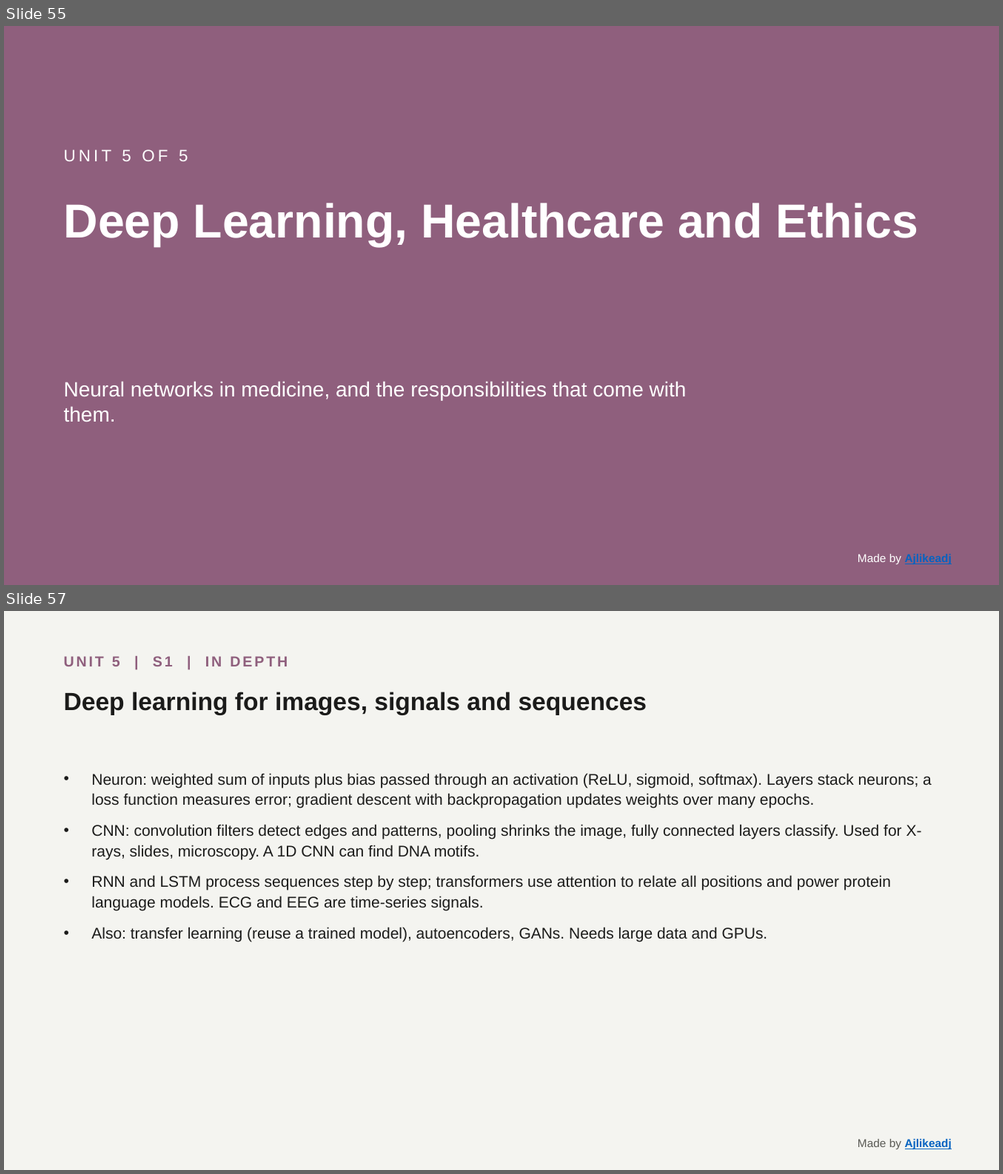
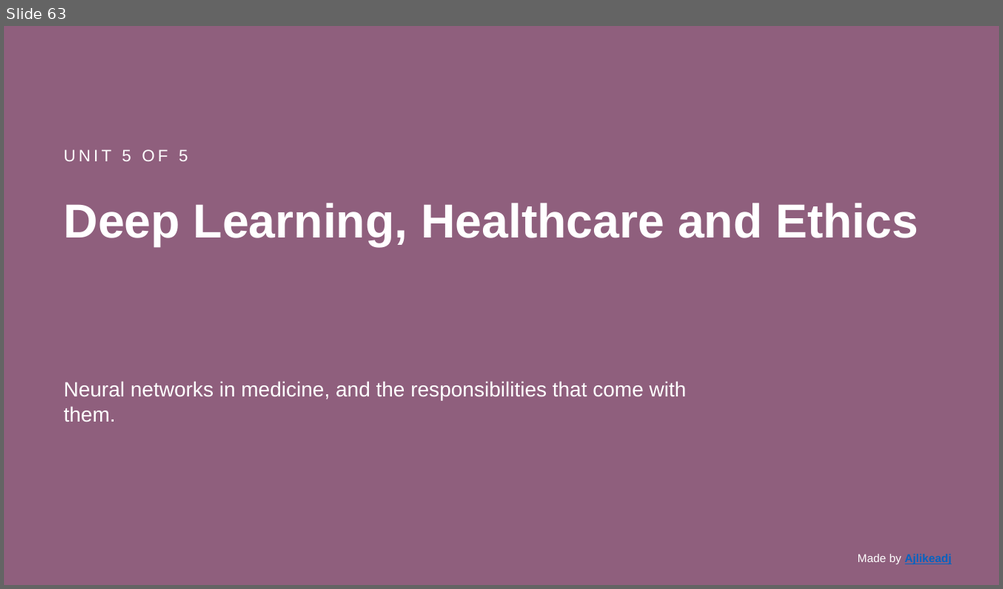
Before and after one commit to Ajlikeadj/Bio, a slide deck: CompBio-slides.pptx. Shown one above the other, each under a label of ours: slides 55 and 57 before the commit, slide 63 after it; the slides between them are not shown. The pictures are 1003x1174 and 1003x589 pixels, drawn with LibreOffice and Linux fonts; fonts in the diff are those of the drawing. Boxes give left, top, right and bottom in pixels: in the first picture for what was removed or moved away, otherwise in the second. Text is boxed around its words. In the diff, an @@ line names an element or a change of style, - is before the commit and + after.

```diff
--- a/CompBio-slides.pptx
+++ b/CompBio-slides.pptx
@@ slide 57 removed at <box>4,611,999,1170</box>, background #F4F4F0 @@
@@ text removed at <box>64,656,287,667</box> @@
-UNIT 5 | S1 | IN DEPTH
@@ text removed at <box>64,692,647,715</box> @@
-Deep learning for images, signals and sequences
@@ text removed at <box>91,773,931,942</box> @@
-• Neuron: weighted sum of inputs plus bias passed through an activation (ReLU, sigmoid, softmax). Layers stack neurons; a loss function measures error; gradient descent with backpropagation updates weights over many epochs.
-• CNN: convolution filters detect edges and patterns, pooling shrinks the image, fully connected layers classify. Used for X-rays, slides, microscopy. A 1D CNN can find DNA motifs.
-• RNN and LSTM process sequences step by step; transformers use attention to relate all positions and power protein language models. ECG and EEG are time-series signals.
-• Also: transfer learning (reuse a trained model), autoencoders, GANs. Needs large data and GPUs.
@@ text removed at <box>857,1139,951,1150</box> @@
-Made by Ajlikeadj
@@ what was slide 55 is now slide 63 @@
```
Also in this commit, not shown: 1 slide changed, 68 slides added, 59 other slides removed, 10 other files.
